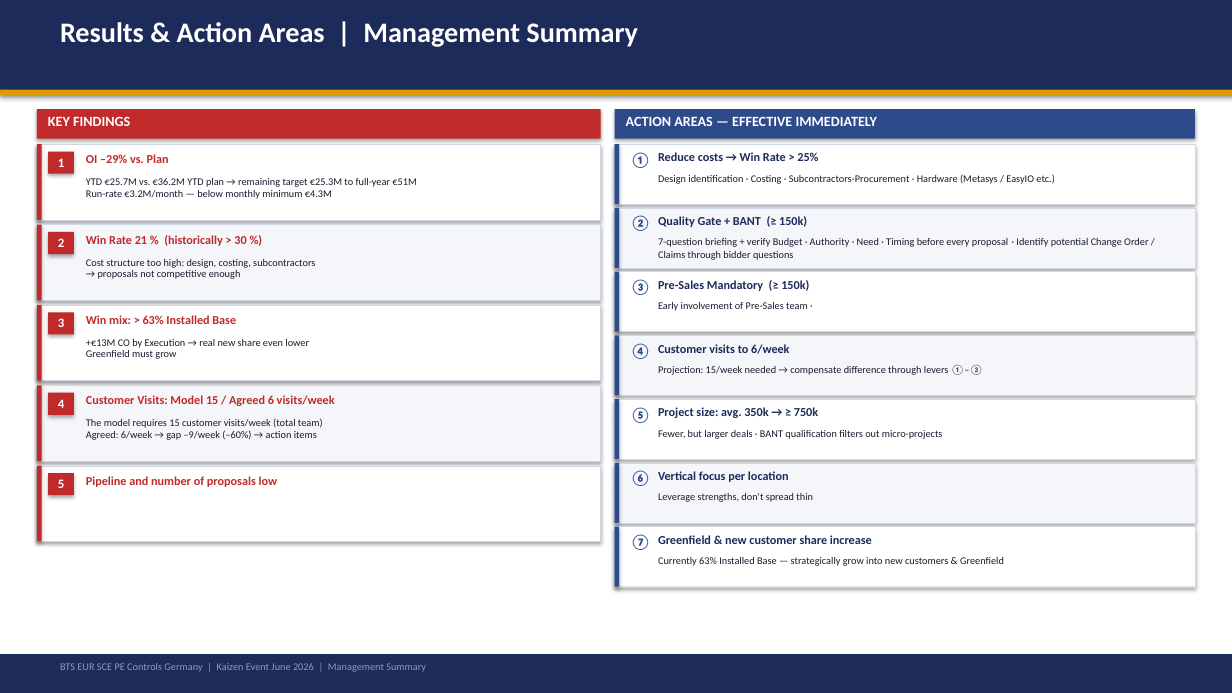
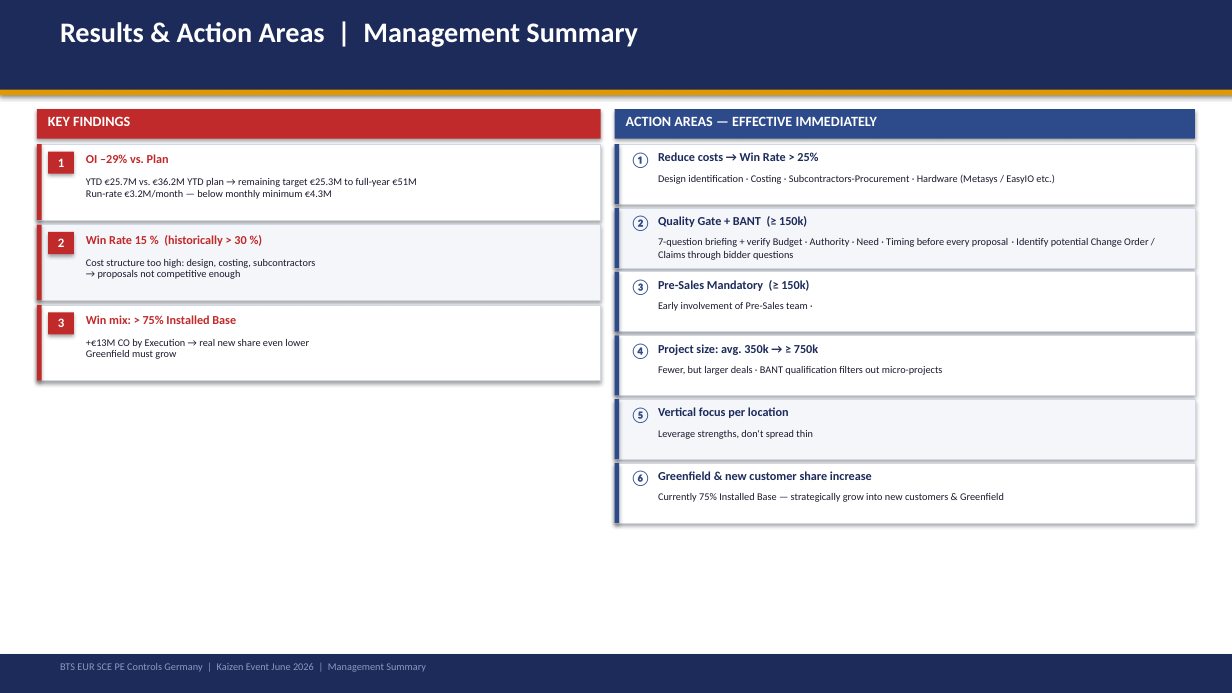
Before and after one commit to dehlera929-tech/Trade, a slide deck: slide 1 of Quality_Gate_updated.pptx. Drawn at 1232x693 pixels with LibreOffice and Linux fonts; fonts in the diff are those of the drawing. Boxes give left, top, right and bottom in pixels: in the first picture for what was removed or moved away, otherwise in the second. Text is boxed around its words. In the diff, an @@ line names an element or a change of style, - is before the commit and + after.

```diff
--- a/Quality_Gate_updated.pptx
+++ b/Quality_Gate_updated.pptx
@@ text at <box>86,235,246,246</box>: text changed @@
-Win Rate 21 % (historically > 30 %)
+Win Rate 15 % (historically > 30 %)
@@ text at <box>86,315,236,324</box>: text changed @@
-Win mix: > 63% Installed Base
+Win mix: > 75% Installed Base
@@ rectangle removed at <box>615,335,1195,396</box> @@
@@ text removed at <box>658,344,789,354</box> @@
-Customer visits to 6/week
@@ rectangle removed at <box>37,385,601,461</box> @@
@@ rectangle removed at <box>37,385,42,461</box> @@
@@ text removed at <box>658,365,983,375</box> @@
-Projection: 15/week needed → compensate difference through levers ①–③
@@ rectangle removed at <box>48,393,74,415</box> @@
@@ text removed at <box>58,399,64,408</box> @@
-4
@@ text removed at <box>86,395,335,406</box> @@
-Customer Visits: Model 15 / Agreed 6 visits/week
@@ text removed at <box>86,418,323,440</box> @@
-The model requires 15 customer visits/week (total team)
-Agreed: 6/week → gap –9/week (–60%) → action items
@@ rectangle removed at <box>37,466,601,542</box> @@
@@ rectangle removed at <box>37,466,42,542</box> @@
@@ rectangle removed at <box>48,473,74,495</box> @@
@@ text removed at <box>58,479,64,488</box> @@
-5
@@ text removed at <box>86,476,278,487</box> @@
-Pipeline and number of proposals low
@@ 5 texts, 3 rectangles: place and size @@
-5 texts, 3 rectangles at <box>615,399,1195,587</box>
+5 texts, 3 rectangles at <box>615,335,1195,523</box>
@@ text at <box>658,493,1004,502</box>: text changed @@
-Currently 63% Installed Base — strategically grow into new customers & Greenfield
+Currently 75% Installed Base — strategically grow into new customers & Greenfield
@@ rectangle removed at <box>615,527,619,587</box> @@
@@ text removed at <box>630,534,650,550</box> @@
-⑦
```
Also in this commit, not shown: 2 other slides changed, 5 slides removed.
